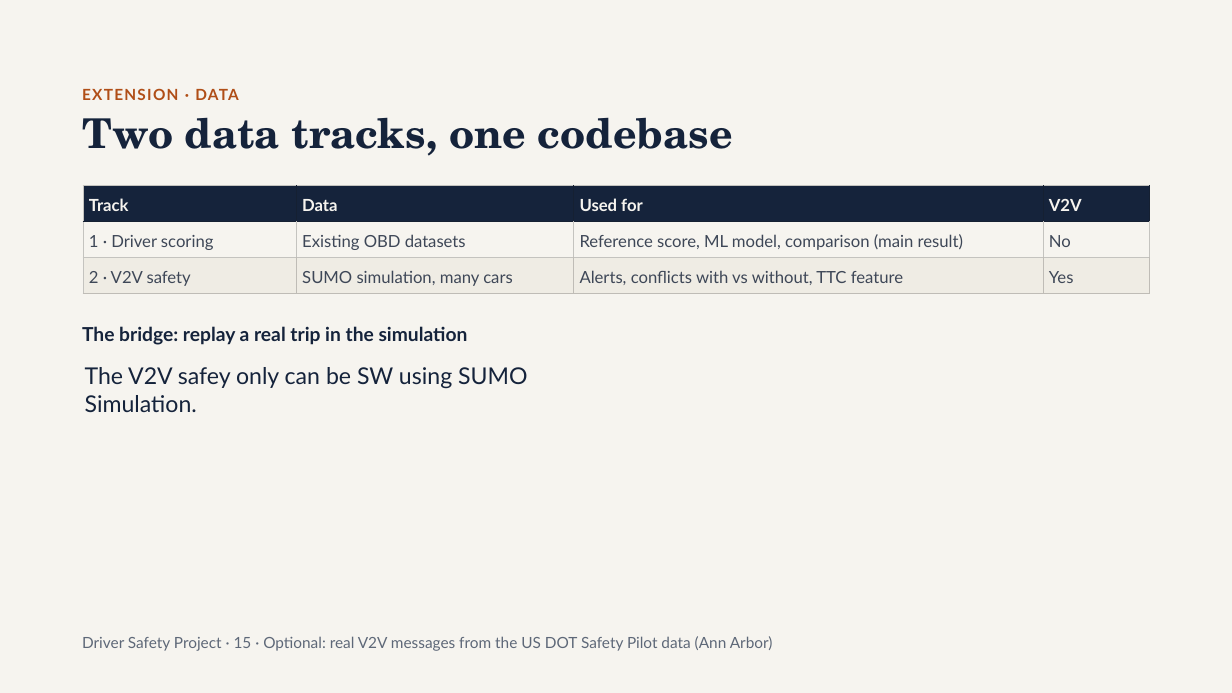
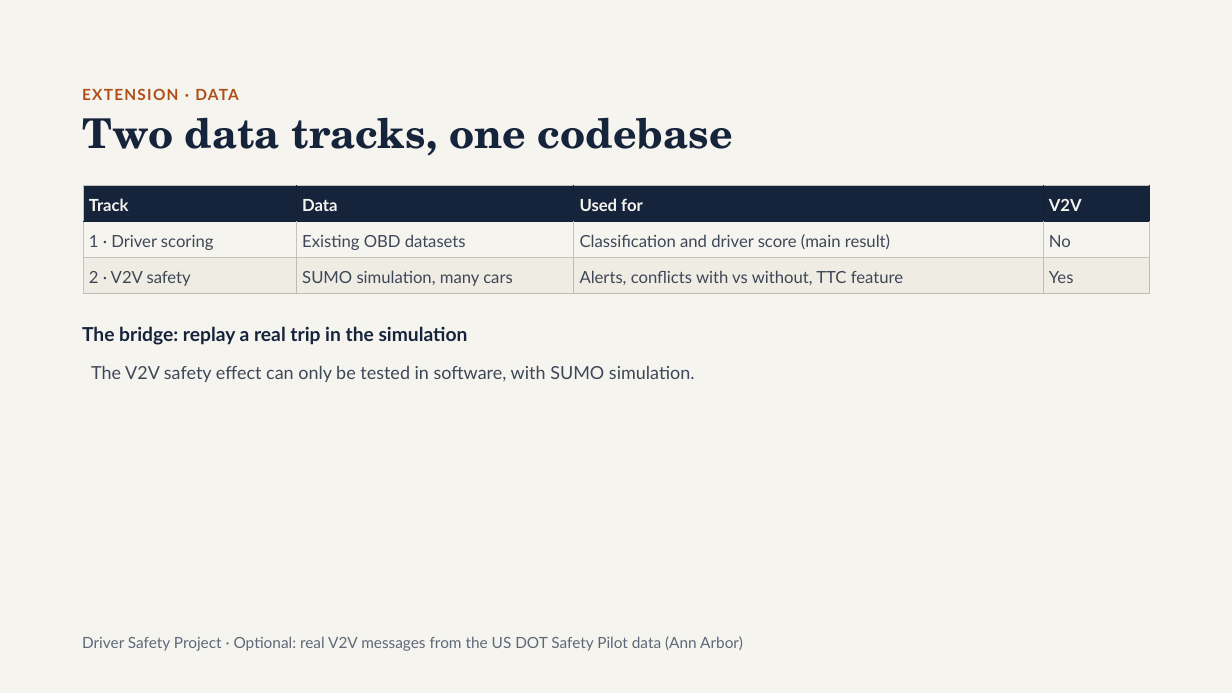
Before and after one commit to Osama-Gamil/Driver-Behaviour-PR, a slide deck: slide 35 of presentation/Driver_Safety_Project.pptx. Drawn at 1232x693 pixels with LibreOffice and Linux fonts; fonts in the diff are those of the drawing. Boxes give left, top, right and bottom in pixels: in the first picture for what was removed or moved away, otherwise in the second. Text is boxed around its words. In the diff, an @@ line names an element or a change of style, - is before the commit and + after.

```diff
--- a/presentation/Driver_Safety_Project.pptx
+++ b/presentation/Driver_Safety_Project.pptx
@@ table at [83, 186, 1150, 294] @@
-row 2, column 3: Reference score, ML model, comparison (main result)
+row 2, column 3: Classification and driver score (main result)
@@ text at [91, 365, 695, 382]: text changed; size 18 to 14 pt; text colour #15233B to #3E4757 @@
-The V2V safey only can be SW using SUMO Simulation.
+The V2V safety effect can only be tested in software, with SUMO simulation.
@@ text at [82, 636, 743, 651]: text changed @@
-Driver Safety Project · 15 · Optional: real V2V messages from the US DOT Safety Pilot data (Ann Arbor)
+Driver Safety Project · Optional: real V2V messages from the US DOT Safety Pilot data (Ann Arbor)
```
Also in this commit, not shown: 11 other slides changed, 1 slide added, 3 slides removed.
